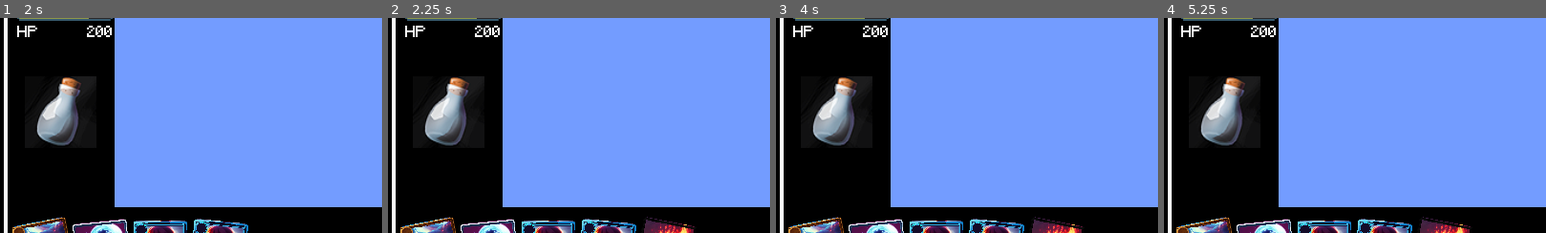
Above: before the commit, frames 1-4 (left to right).
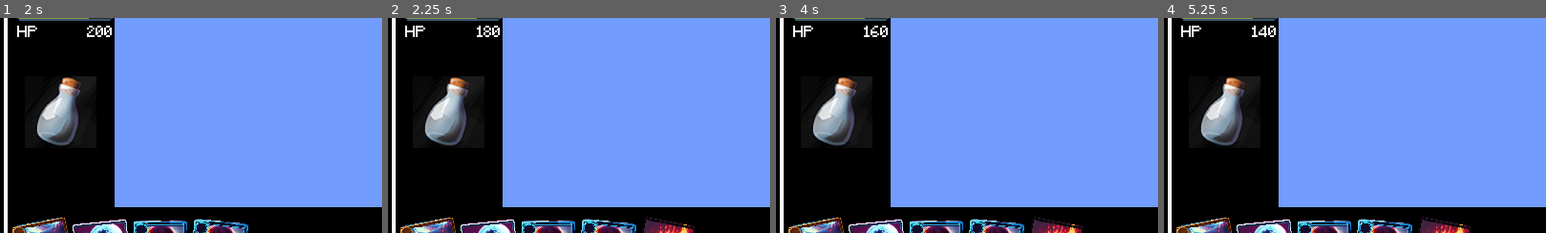
Above: after the commit, the same moments.

Repository: AndrewWilkinson88/LudumDare51
Game: Godot game, scene res://SplashScreen.tscn
Same seed, same stepped clock (60 frames per second), same inputs: the game is played once before the commit and once after it.
Inputs (mouse positions are % of the whole screen's width and height, from its top left):
- Up to frame 1 (2 s): tap Enter (start_game) at 0.5, 1.25 s; move the mouse to (72, 45) at 0.52 s; hold Right (move_right) 0.53-1.25 s; tap Tab at 0.6 s; click (72, 45) at 0.67 s; tap Space at 0.77 s; drag from (30, 55) to (45, 70) at 1.27 s
- Up to frame 2 (2.25 s): tap Enter (start_game) at 2 s; move the mouse to (60, 28) at 2.02 s; hold Right (move_right) from 2.03 s (still down); tap Tab at 2.1 s; click (60, 28) at 2.17 s
- Up to frame 3 (4 s): release Right (move_right) at 2.75 s; tap Enter (start_game) at 2.75, 3.5, 3.6 s; drag from (45, 70) to (20, 35) at 2.77 s; move the mouse to (80, 65) at 3.52 s; hold Left (move_left) from 3.53 s (still down); click (80, 65) at 3.67 s; tap Space at 3.77 s; tap Tab at 3.8 s
- Up to frame 4 (5.25 s): release Left (move_left) at 4.25 s; tap Enter (start_game) at 4.25 s; drag from (20, 35) to (35, 25) at 4.27 s; move the mouse to (55, 50) at 5.02 s; hold Down (move_down) from 5.03 s (still down); tap Tab at 5.1 s; click (55, 50) at 5.17 s
The pictures show only the part of the screen within x 0-50%, y 28-78%; the shares and areas given below are measured in that part.

Frame 1 is identical in both runs. In frame 2, less than 0.1% of the frame differs, in the area x 22-27%, y 3-9%; in frame 3, less than 0.1%; in frame 4, 0.1%.

Commit message:
Fix defeat screen.  Add cheat to lose life to test defeat flow easier

Diff:
--- a/BattleScene.gd
+++ b/BattleScene.gd
@@ -201,3 +201,5 @@
 func _input(event):
 	if event is InputEventKey and event.pressed and event.scancode == KEY_ENTER:
 		_tryDrawCard()
+	if event is InputEventKey and event.pressed and event.scancode == KEY_TAB:
+		player_take_damage(20)
--- a/Game.gd
+++ b/Game.gd
@@ -110,7 +110,9 @@
 	_curBattle.disconnect("battle_ended", self, "_handleBattleEnded")
 	if _curPlayerHealth <= 0:
 		remove_child(_curBattle)
-		print("GAME OVER")
+		var defeatScreenDef = load("res://DefeatScreen.tscn")
+		var defeatScreen = defeatScreenDef.instance()
+		add_child(defeatScreen)
 	elif _curEncounterLevel < NUM_ENCOUNTERS-1:
 		_curEncounterLevel += 1
 		#_loadNextBattle()
